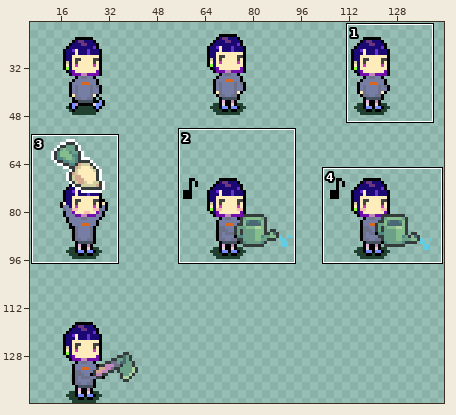
Edited in one commit: sprite sheet (scene/Player/player.png). The picture above shows the old version from afar; the outline marks the close-up.
Close-up. Before the commit:
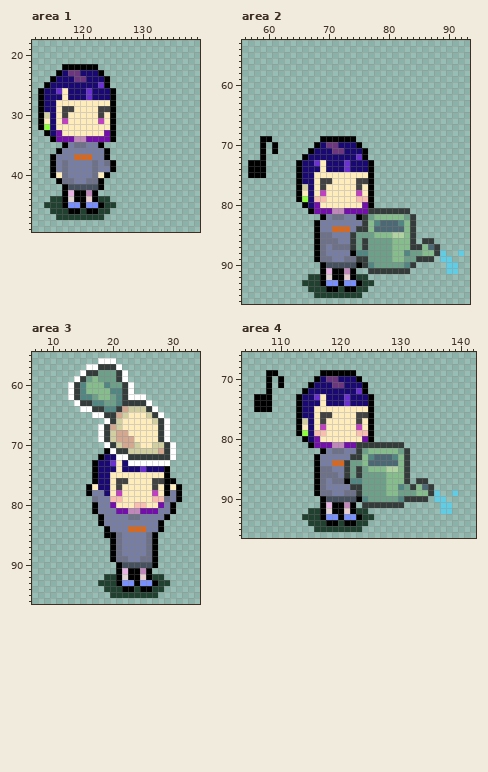
The file is 144x144 pixels. Shown: area 1: x 112..139, y 18..49; area 2: x 56..93, y 53..96; area 3: x 7..34, y 55..96; area 4: x 104..142, y 66..96. The wide view leaves out empty margins. The commit also changed other parts of the picture, which this record leaves out.
Once edited:
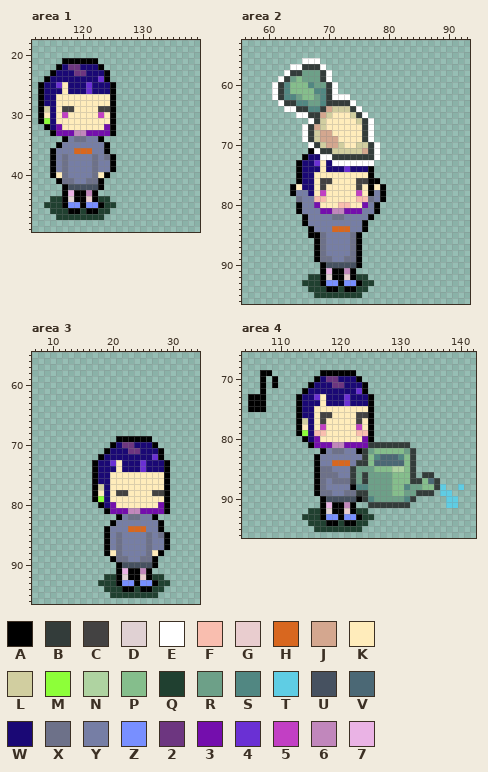
Palette (. is transparent): A #000000  B #333c3a  C #434242  D #e0d1d3  E #ffffff  F #f9beaf  G #e9cdcf  H #d8671f  J #d4a78f  K #ffecbb  L #d1cea0  M #8dff39  N #afd3a1  P #85be8c  Q #204030  R #6da088  S #518782  T #5fcde4  U #465160  V #4b6875  W #1a0875  X #6d7189  Y #767ea5  Z #788fff  2 #6d3680  3 #740ead  4 #6a30d4  5 #c23fc4  6 #c187bc  7 #eab3e5
Edits made:
--- area 1
@@ x 112..127 @@
 20 ................
-21 ................
-22 .....AAAAAA.....
-23 ....AW22WWWA....
-24 ...AWWW22WWWA...
-25 ..AWWWWWWWW4A...
-26 .AWW4KWWW4WWWA..
-27 .AWWWKWWW4WWWA..
+21 .....AAAAAA.....
+22 ....AW22WWWA....
+23 ...AWWW22WWWA...
+24 ..AWWWWWWWW4A...
+25 .AWW4KWWW4WWWA..
+26 .AWWWKWWW4WWWA..
+27 .AWWKKKKKKKKKA..
 28 .AWWKKKKKKKKKA..
-29 .AWWKCCKKKKCCA..
-30 .ALWKCKKKKKCKA..
-31 .AKWK5KKKKK5KA..
-32 .AMWKKKKKKKKKA..
-33 ..AW3KKKKKKK3A..
-34 ...A333663333A..
-35 .....AYXXYYA....
-36 ....AYYYYYYYA...
-37 ...AYYYHHHYYA...
-38 ...AYXYYYYXYXA..
+29 .ALWKCCKKKKCCA..
+30 .AKWK5KKKKK5KA..
+31 .AMWKKKKKKKKKA..
+32 ..AW3KKKKKKK3A..
+33 ...A333663333A..
+34 .....AYXXYYA....
+35 ....AYYYYYYYA...
+36 ...AYYYHHHYYA...
+37 ...AYXYYYYXYXA..
+38 ...AYXYYYYXYYA..
 39 ...AYXYYYYXYYA..
--- area 2
@@ x 56..93 @@
 55 ......................................
-56 ......................................
-57 ......................................
-58 ......................................
-59 ......................................
-60 ......................................
-61 ......................................
-62 ......................................
-63 ......................................
-64 ......................................
-65 ......................................
-66 ......................................
-67 ......................................
-68 ......................................
-69 ...AA........AAAAAA...................
-70 ...A.A......AW22WWWA..................
-71 ...A.A.....AWWW22WWWA.................
-72 ...A......AWWWWWWWW4A.................
-73 .AAA.....AWW4KWWW4WWWA................
-74 .AAA.....AWWWKWWW4WWWA................
-75 .AAA.....AWWKKKKKKKKKA................
-76 .........AWWKCCKKKKCCA................
-77 .........ALWKCKKKKKCKA................
-78 .........AKWK5KKKKK5KA................
-79 .........AMWFFKKKKKFFA................
-80 ..........AW3KKKKKKK3A................
-81 ...........A333663333BBBBBBB..........
-82 .............AYXXYYABRPPPPPRB.........
-83 ............AYYYYYYYBPSVVVSPB.........
-84 ............AYYHHHYBBPVVVVVPB.........
-85 ............AXXYYYBRRRPPPNNPB.........
-86 ............AXXXYYBRBRRRRPPPB.BB......
-87 ............AXYXXXBRBRRRRPPPBBPVB.....
-88 ............AXYYYYASSRRRRPPSRRPPBT..T.
-89 ............AXXYYXXBBRRRRPPRRBBB.TT...
-90 .............AUUUUUABSRRRRRSB.....TT..
-91 .............A7AA6A..BBBBBBB......TT..
+56 ..........EEE.........................
+57 ........EEBBBE........................
+58 .......EBBRRRBE.......................
+59 ......EBRPRRRBE.......................
+60 .....EBSPPPSRRBE......................
+61 .....EBSPPPPSSBE......................
+62 .....EBSSRPPRSBEEE....................
+63 ......EBBSSRRSBBBBE...................
+64 .......EEBBSSBJLLLBE..................
+65 .........EEBBJLKKKLBE.................
+66 ...........EBLKKKKKLBE................
+67 ..........EBJLKKKKKKBE................
+68 ..........EBLJJKKKKKBE................
+69 ..........EBLJJJKKKKBE................
+70 ...........EBLJJLKKLLBE...............
+71 ...........AEBBLLLLLJBE...............
+72 ..........AWWEEBBBBBBBE...............
+73 .........AWW4KWEEEEEEE................
+74 .........AWWWKWWW4WWWA................
+75 .........AWWKKKKKKKKKA................
+76 .........AWWKCCKKKKCCAA...............
+77 ........AKWWKCKKKKKCKAKA..............
+78 ........AYYWK5KKKKK5KAYA..............
+79 .........XYYFFKKKKKFFXYA..............
+80 .........AYY3KKKFFKK3YA...............
+81 .........AYYY3366333YYA...............
+82 ..........AYYYYXXYYYYA................
+83 ..........AYYYYYYYYYA.................
+84 ...........AYYYHHHYYA.................
+85 ...........AAXYYYYXA..................
+86 ............AXYYYYXA..................
+87 ............AXYYYYXA..................
+88 ............AXYYYYXA..................
+89 ............AXXYYXXA..................
+90 .............AUUUUUA..................
+91 .............A7AA6A...................
 92 ...........QQADAAGAQQ.................
--- area 3
@@ x 7..34 @@
 55 ............................
-56 ...........EEE..............
-57 .........EEBBBE.............
-58 ........EBBRRRBE............
-59 .......EBRPRRRBE............
-60 ......EBSPPPSRRBE...........
-61 ......EBSPPPPSSBE...........
-62 ......EBSSRPPRSBEEE.........
-63 .......EBBSSRRSBBBBE........
-64 ........EEBBSSBJLLLBE.......
-65 ..........EEBBJLKKKLBE......
-66 ............EBLKKKKKLBE.....
-67 ...........EBJLKKKKKKBE.....
-68 ...........EBLJJKKKKKBE.....
-69 ...........EBLJJJKKKKBE.....
-70 ............EBLJJLKKLLBE....
-71 ............AEBBLLLLLJBE....
-72 ...........AWWEEBBBBBBBE....
-73 ..........AWW4KWEEEEEEE.....
+56 ............................
+57 ............................
+58 ............................
+59 ............................
+60 ............................
+61 ............................
+62 ............................
+63 ............................
+64 ............................
+65 ............................
+66 ............................
+67 ............................
+68 ............................
+69 ..............AAAAAA........
+70 .............AW22WWWA.......
+71 ............AWWW22WWWA......
+72 ...........AWWWWWWWW4A......
+73 ..........AWW4KWWW4WWWA.....
 74 ..........AWWWKWWW4WWWA.....
 75 ..........AWWKKKKKKKKKA.....
-76 ..........AWWKCCKKKKCCAA....
-77 .........AKWWKCKKKKKCKAKA...
-78 .........AYYWK5KKKKK5KAYA...
-79 ..........XYYFFKKKKKFFXYA...
-80 ..........AYY3KKKFFKK3YA....
-81 ..........AYYY3366333YYA....
-82 ...........AYYYYXXYYYYA.....
-83 ...........AYYYYYYYYYA......
+76 ..........AWWKKKKKKKKKA.....
+77 ..........ALWKKKKKKKKKA.....
+78 ..........AKWKCCKKKKCCA.....
+79 ..........AMWKKKKKKKKKA.....
+80 ...........AW3KKKKKKK3A.....
+81 ............A333663333A.....
+82 ..............AYXXYYA.......
+83 .............AYYYYYYYA......
 84 ............AYYYHHHYYA......
-85 ............AAXYYYYXA.......
-86 .............AXYYYYXA.......
-87 .............AXYYYYXA.......
-88 .............AXYYYYXA.......
+85 ............AYXYYYYXYXA.....
+86 ............AYXYYYYXYYA.....
+87 ............AYXYYYYXYYA.....
+88 ............AKXYYYYXKA......
 89 .............AXXYYXXA.......
--- area 4
@@ x 104..112 @@
 68 .........
-69 ....AA...
-70 ....A.A..
-71 ....A.A..
-72 ....A....
-73 ..AAA....
-74 ..AAA....
-75 ..AAA....
+69 ...AA....
+70 ...A.A...
+71 ...A.A...
+72 ...A.....
+73 .AAA.....
+74 .AAA.....
+75 .AAA.....
 76 .........
@@ x 119..142 @@
 80 KKKKK3A.................
-81 6633BBBBBBBB............
-82 XXYYBRPPPPPRB...........
-83 YYYBBPSVVVSPB...........
-84 HHBRRPVVVVVPB...........
-85 YYBRBRPPPNNPB...........
-86 XYBRBRRRRPPPB...........
-87 XXASSRRRRPPPB.BB........
-88 YYYBBRRRRPPSRBPVB.......
-89 YYXXBRRRRPPRRRPPBT..T...
-90 UUUUASRRRRRSBBBB.TT.....
-91 AA6A.BBBBBBB......TT....
-92 AAGAQQ............TT....
+81 663333BBBBBBB...........
+82 XXYYABRPPPPPRB..........
+83 YYYYYBPSVVVSPB..........
+84 HHHYBBPVVVVVPB..........
+85 YYYBRRRPPPNNPB..........
+86 XYYBRBRRRRPPPB.BB.......
+87 XXXBRBRRRRPPPBBPVB......
+88 YYYASSRRRRPPSRRPPBT..T..
+89 YYXXBBRRRRPPRRBBB.TT....
+90 UUUUABSRRRRRSB.....TT...
+91 AA6A..BBBBBBB......TT...
+92 AAGAQQ..................
 93 ZAZZAQQ.................
Changed places in both close-ups, as pixel boxes (x1, y1, x2, y2):
changed: (38, 58, 116, 166)
changed: (248, 58, 464, 274)
changed: (68, 358, 182, 556)
changed: (248, 370, 284, 412)
changed: (344, 442, 464, 514)
